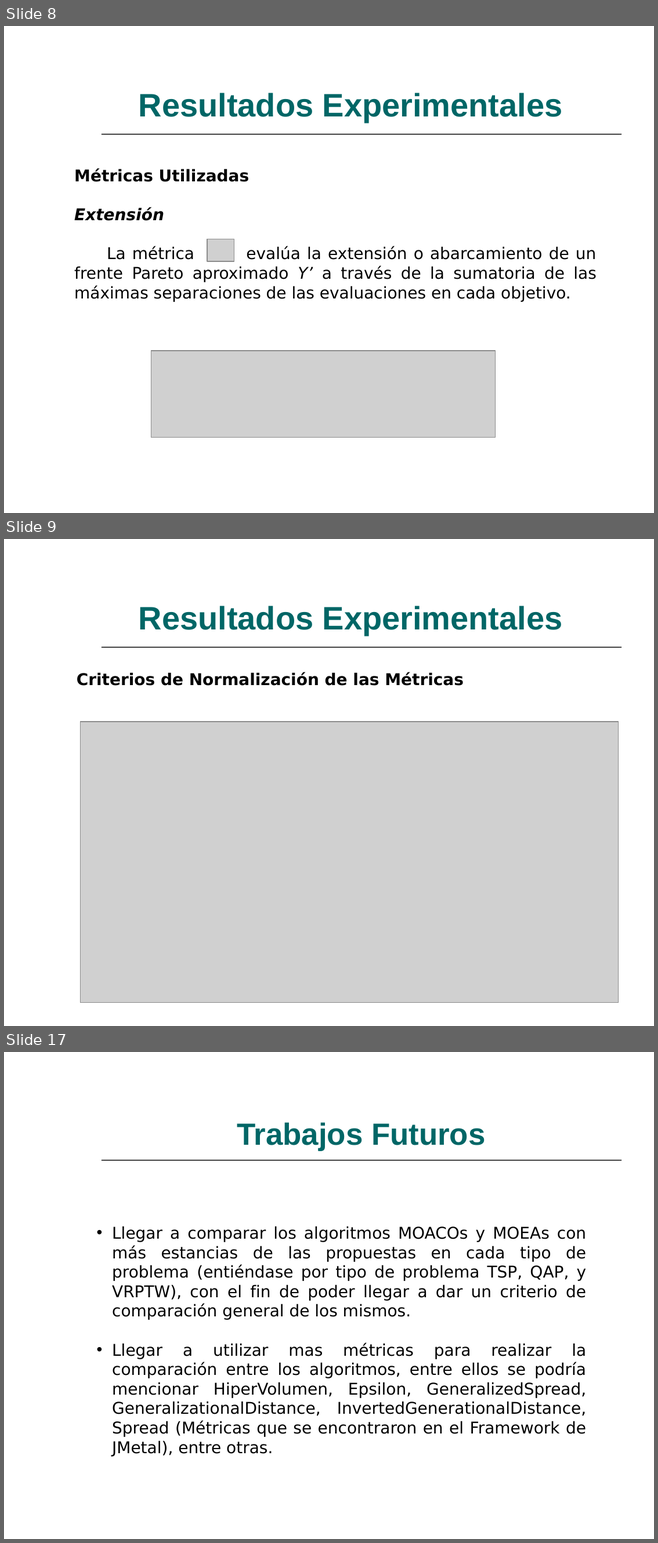
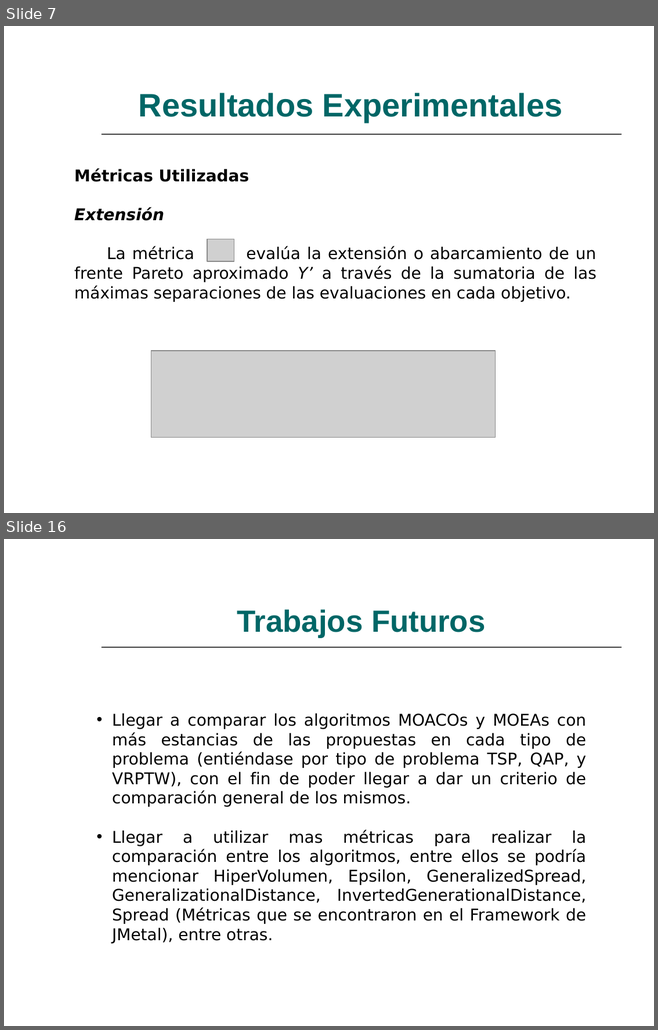
Before and after one commit to lokolte/ia-2008, a slide deck: TrabajoPracticoFinal/Diapositiva/DiapositivaM3asMoacsNsgaSpea.ppt. Shown one above the other, each under a label of ours: slides 8, 9 and 17 before the commit, slides 7 and 16 after it; the slides between them are not shown. The pictures are 658x1543 and 658x1030 pixels, drawn with LibreOffice and Linux fonts; fonts in the diff are those of the drawing; grey boxes stand for pictures. Boxes give left, top, right and bottom in pixels: in the first picture for what was removed or moved away, otherwise in the second. Text is boxed around its words. In the diff, an @@ line names an element or a change of style, - is before the commit and + after.

```diff
--- a/TrabajoPracticoFinal/Diapositiva/DiapositivaM3asMoacsNsgaSpea.ppt
+++ b/TrabajoPracticoFinal/Diapositiva/DiapositivaM3asMoacsNsgaSpea.ppt
@@ slide 9 removed at bbox=[4, 539, 654, 1026], background #FFFFFF; not listed: 3 template elements that a slide beside it also shows @@
@@ title removed at bbox=[139, 606, 563, 635] @@
-Resultados Experimentales
@@ text removed at bbox=[76, 672, 463, 686] @@
-Criterios de Normalización de las Métricas
@@ picture removed at bbox=[80, 722, 618, 1003] @@
@@ what was slide 8 is now slide 7 @@
@@ what was slide 17 is now slide 16 @@
```
Also in this commit, not shown: 5 slides changed, 6 slides added, 6 other slides removed.
